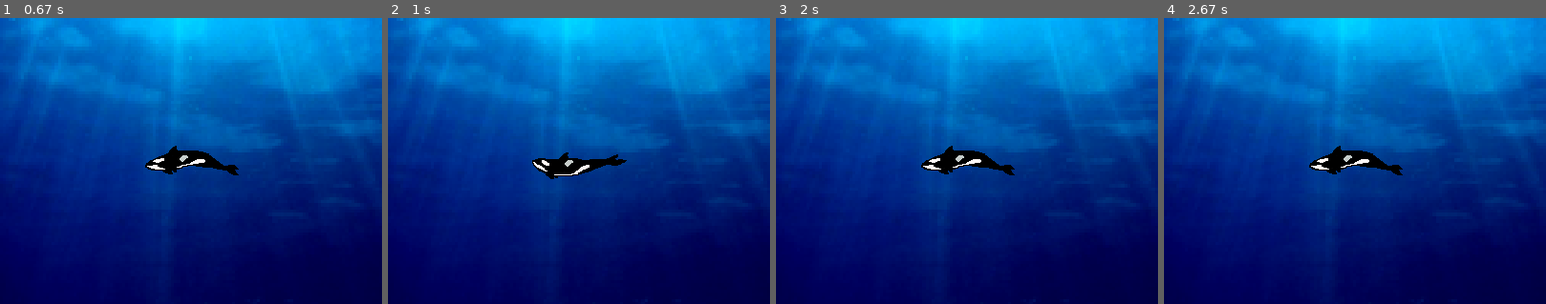
Above: before the commit, frames 1-4 (left to right).
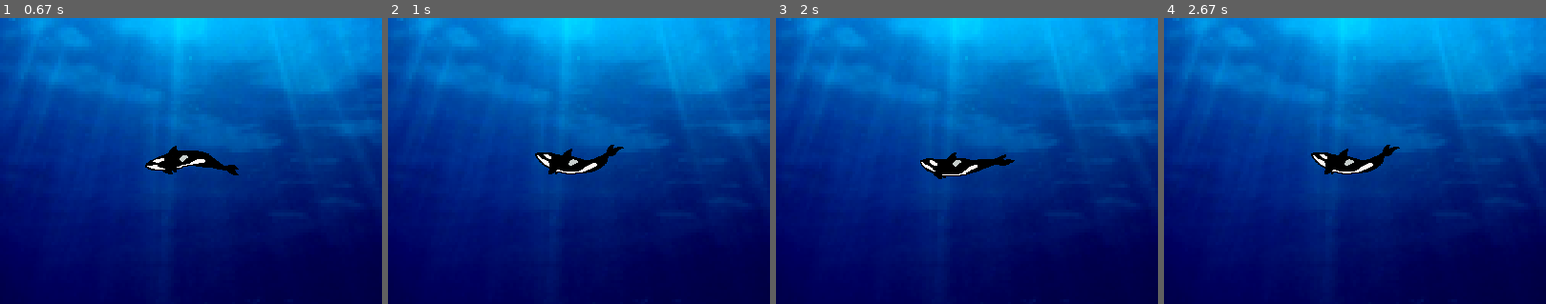
Above: after the commit, the same moments.

Repository: davecheng-ste/ICS3U-Pygame-Animated-Sprites
Game: pygame game, started from animated_character.py
The game is run twice, just before and just after one commit, with the same random seed, the same clock (stepped at 60 frames per second) and the same inputs.
Inputs:
- Up to frame 1 (0.67 s): no input
- Up to frame 2 (1 s): no input
- Up to frame 3 (2 s): no input
- Up to frame 4 (2.67 s): no input
The pictures show only the part of the screen within x 25-75%, y 25-75%; the shares and areas given below are measured in that part.

Frame 1 is identical in both runs. In frame 2, 0.8% of the frame differs, in the area x 37-63%, y 44-57%; in frame 3, 1.1%; in frame 4, 1.1%, in the area x 38-63%, y 44-55%.

Commit message:
Initial commit

Diff:
--- a/animated_character.py
+++ b/animated_character.py
@@ -38,7 +38,7 @@
 whale_rect.centerx = WIDTH // 2
 whale_rect.centery = HEIGHT // 2
 
-whale_frame_duration = 200  # Frame duration in millseconds (ms)
+whale_frame_duration = 250  # Frame duration in millseconds (ms)
 whale_frame_current = 0
 whale_frame_last_change_time = pygame.time.get_ticks()
 
